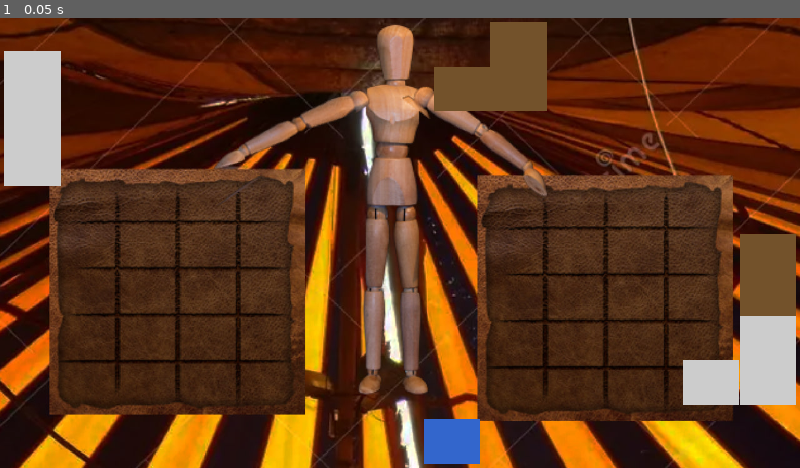
Above: before the commit, frame 1.
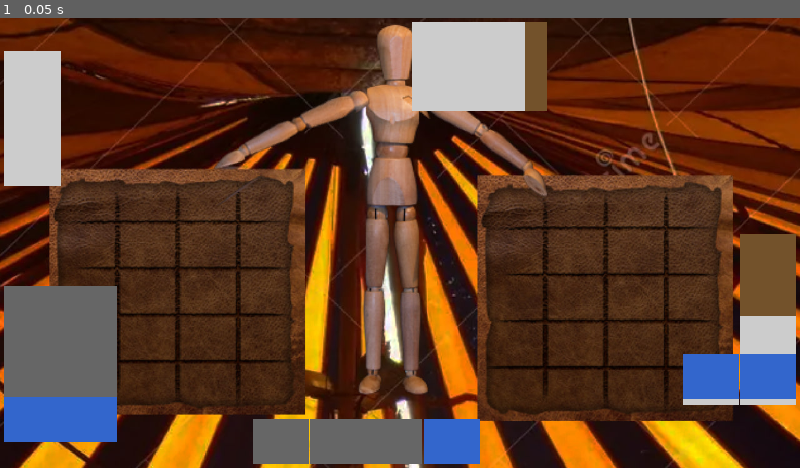
Above: after the commit, the same moment.

Repository: Ultragliass/equilibrium
Game: Godot game, scene res://scenes/Main.tscn
Same seed, same stepped clock (60 frames per second), same inputs: the game is played once before the commit and once after it.
Inputs:
- Up to frame 1 (0.05 s): no input

The runs differ from the first frame. In frame 1, 11% of the frame differs, in the area x 0-100%, y 0-100%.

Commit message:
Add iron item falling mechanic.

Diff:
--- a/scripts/background.gd
+++ b/scripts/background.gd
@@ -16,7 +16,11 @@
     print("Target position: ", target_pos)
 
     # Handle reparenting if needed
-    _handle_reparenting(data)
+    if data.get_parent().name == "WeekdayGridManager":
+        var grid_manager = data.get_parent()
+        grid_manager.remove_item_from_grid(data)
+        grid_manager.update_falling_items()
+        data.reparent(get_parent())
 
     # Set final position and reset rotation
     data.position = target_pos
--- a/scripts/grid_manager.gd
+++ b/scripts/grid_manager.gd
@@ -30,13 +30,19 @@
 		grid[i].resize(columns)
 		for j in range(columns):
 			grid[i][j] = null
+	print("Empty grid initialized.")
 
 # Helper function to get rotated shape
 func _get_rotated_shape(original_shape: Array) -> Array:
 	var result = original_shape
 	for i in range(Global.current_rotation):
 		result = Global.rotate_shape(result)
+	print("Rotated shape:", result)
 	return result
+
+# Helper function to check if a cell is within bounds
+func _is_within_bounds(cell_x: int, cell_y: int) -> bool:
+	return cell_x >= 0 and cell_y >= 0 and cell_x < columns and cell_y < rows
 
 func can_place_item_at(grid_x: int, grid_y: int, item: Node) -> bool:
 	var shape = item.shape
@@ -47,21 +53,21 @@
 				var cell_y = grid_y + row
 
 				# Check grid bounds
-				if cell_x >= columns or cell_y >= rows or cell_x < 0 or cell_y < 0:
-					print("Cannot place item - out of bounds at ", cell_x, ",", cell_y)
+				if not _is_within_bounds(cell_x, cell_y):
+					print("Cannot place item - out of bounds at", cell_x, ",", cell_y)
 					return false
 
 				# Allow overlap with dragging item
 				if grid[cell_y][cell_x] != null and grid[cell_y][cell_x] != dragging_item:
-					print("Cannot place item - space occupied at ", cell_x, ",", cell_y)
+					print("Cannot place item - space occupied at", cell_x, ",", cell_y)
 					return false
 
 	return true
 
-func place_item_at(grid_x: int, grid_y: int, item: Node) -> bool:
+func place_item_at(grid_x: int, grid_y: int, item: Node) -> Dictionary:
 	if not can_place_item_at(grid_x, grid_y, item):
-		print("Failed to place item at ", grid_x, ",", grid_y)
-		return false
+		print("Failed to place item at", grid_x, ",", grid_y)
+		return {"isPlaced": false, "grid_coords": 0, "grid_y": 0}
 
 	remove_item_from_grid(item)
 
@@ -70,20 +76,72 @@
 		for col in range(item.shape[row].size()):
 			if item.shape[row][col] == 1:
 				grid[grid_y + row][grid_x + col] = item
-				print("Successfully placed item at ", grid_x + col, ",", grid_y + row)
-
-	item.position = Vector2(grid_x, grid_y) * cell_size
-	dragging_item = null
-
-	return true
+				print("Successfully placed item at", grid_x + col, ",", grid_y + row)
+
+	return {"isPlaced": true, "grid_x": grid_x, "grid_y": grid_y}
 
 func remove_item_from_grid(item: Node) -> void:
+	# First pass - just remove item
 	for row in range(rows):
 		for col in range(columns):
 			if grid[row][col] == item:
 				grid[row][col] = null
-				print("Removing item from ", col, ",", row)
-
+				print("Removing item from", col, ",", row)
+
+func update_falling_items() -> void:
+	var something_fell = true
+
+	# Keep checking until nothing falls anymore
+	while something_fell:
+		something_fell = false
+		# Process from bottom up
+		for row in range(rows - 1, -1, -1):
+			for col in range(columns):
+				var item = grid[row][col]
+				if item != null and item.category == "iron":
+					# Process each item only once by checking leftmost position
+					var item_start_x = _find_item_start_x(item, row, col)
+					if col == item_start_x:
+						# Check if item can fall
+						var did_fall = _make_item_fall(item, item_start_x, row)
+						something_fell = something_fell or did_fall
+
+# Helper function to find the leftmost position of an item in a row
+func _find_item_start_x(item: Node, row: int, col: int) -> int:
+	while col > 0 and grid[row][col - 1] == item:
+		col -= 1
+	return col
+
+# Helper function to make an item fall to its lowest possible position
+func _make_item_fall(item: Node, start_x: int, start_y: int) -> bool:
+	var fall_y = start_y
+	while can_move_down(item, start_x, fall_y):
+		fall_y += 1
+
+	if fall_y != start_y:
+		_remove_item_from_old_position(item, start_x, start_y)
+		_place_item_in_new_position(item, start_x, fall_y)
+		print("Iron item fell from y=", start_y, "to y=", fall_y)
+		return true
+
+	return false
+
+# Helper function to remove an item from its old position
+func _remove_item_from_old_position(item: Node, start_x: int, start_y: int) -> void:
+	for row in range(item.shape.size()):
+		for col in range(item.shape[0].size()):
+			if item.shape[row][col] == 1:
+				grid[start_y + row][start_x + col] = null
+
+# Helper function to place an item in a new position
+func _place_item_in_new_position(item: Node, start_x: int, fall_y: int) -> void:
+	for row in range(item.shape.size()):
+		for col in range(item.shape[0].size()):
+			if item.shape[row][col] == 1:
+				grid[fall_y + row][start_x + col] = item
+	item.position = Vector2(start_x, fall_y) * cell_size
+
+# Check if dragging item can be dropped
 func _can_drop_data(_pos, data):
 	if not (data is Control):
 		return false
@@ -104,6 +162,7 @@
 	remove_drop_preview()
 	return false
 
+# Handle dropping of an item
 func _drop_data(_pos, data):
 	if not (data is Control):
 		return
@@ -119,9 +178,14 @@
 	if data.get_parent() != self:
 		data.reparent(self)
 
-	if place_item_at(grid_coords.x, grid_coords.y, data):
+	var placement_data = place_item_at(grid_coords.x, grid_coords.y, data)
+
+	if placement_data.isPlaced:
 		data.position = grid_coords * cell_size
-
+		# Check for falls
+		update_falling_items()
+
+	dragging_item = null
 	Global.is_dragging = false
 	Global.current_rotation = 0
 
@@ -145,6 +209,7 @@
 		grid_x = maxi(0, mini(grid_x, columns - 1))
 		grid_y = maxi(0, mini(grid_y, rows - 1))
 
+	print("Grid coordinates calculated:", Vector2(grid_x, grid_y))
 	return Vector2(grid_x, grid_y)
 
 # Initialize and show drop preview
@@ -210,3 +275,22 @@
 		var grid_coords = get_grid_coordinates(get_global_mouse_position())
 		var rotated_shape = _get_rotated_shape(Global.drag_item.shape)
 		show_drop_preview(grid_coords, rotated_shape)
+
+func can_move_down(item: Node, current_x: int, current_y: int) -> bool:
+	if current_y >= rows - item.shape.size(): # Already at bottom
+		return false
+
+	# Check if space below is free
+	for col in range(item.shape[0].size()):
+		for row in range(item.shape.size()):
+			if item.shape[row][col] == 1:
+				var check_y = current_y + row + 1
+				var check_x = current_x + col
+
+				if check_y >= rows:
+					return false
+
+				if grid[check_y][check_x] != null and grid[check_y][check_x] != item:
+					return false
+
+	return true
--- a/scripts/main.gd
+++ b/scripts/main.gd
@@ -1,6 +1,6 @@
 extends Control
 
-const NUMBER_OF_ITEMS_TO_SCATTER = 5
+const NUMBER_OF_ITEMS_TO_SCATTER = 10
 const SCATTER_ITEMS_SCREEN_MARGIN = 10
 const ITEM_SCENE = preload("res://scenes/Item.tscn")
 
